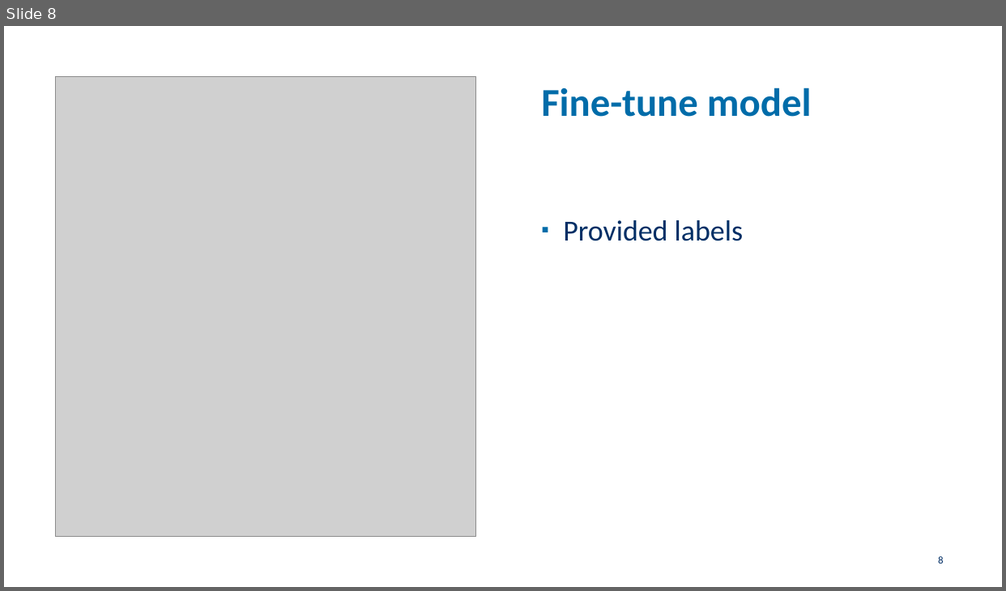
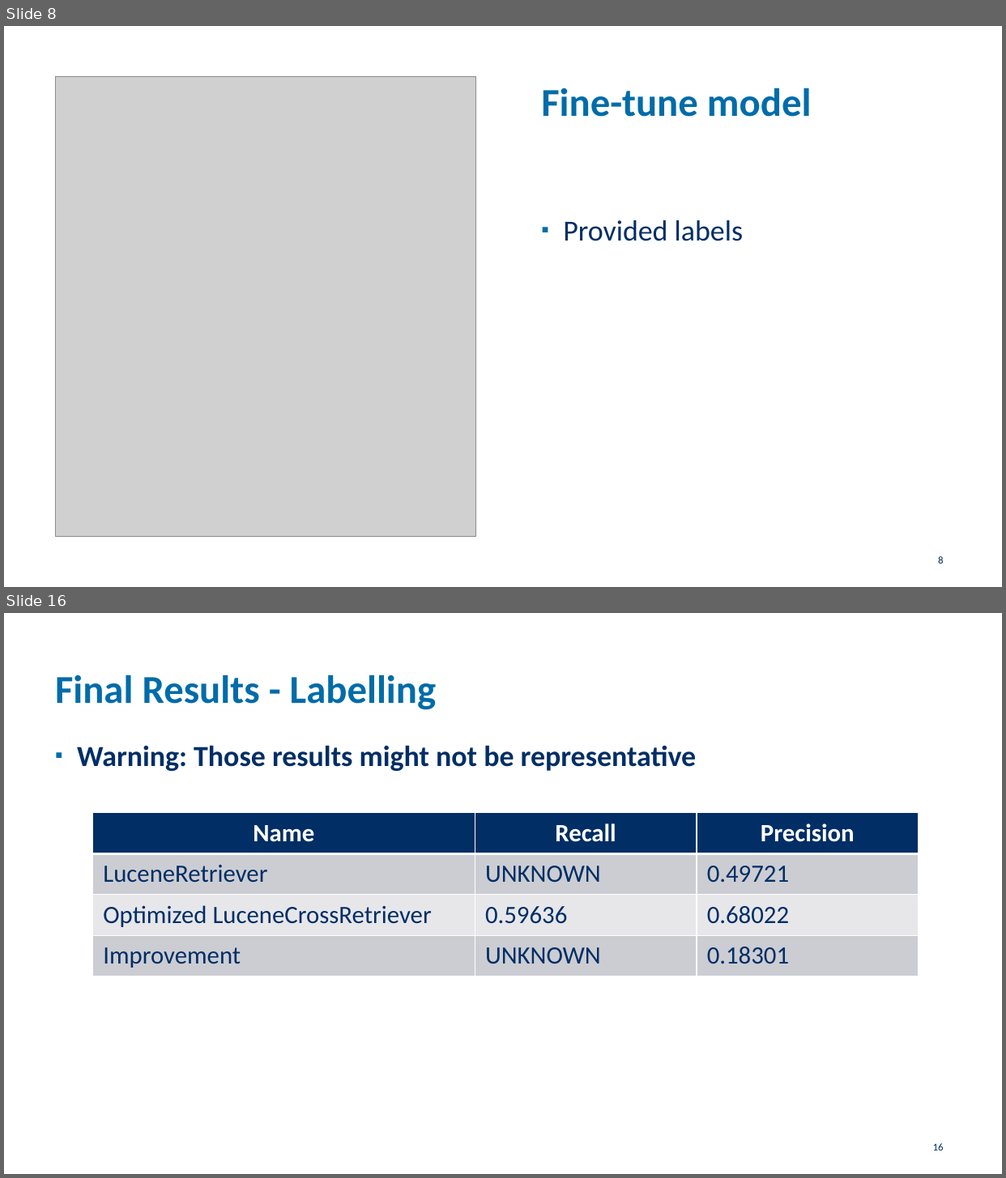
Before and after one commit to arnodeceuninck/neural-retrieval-bert, a slide deck: Information Retrieval.pptx. Shown one above the other, each under a label of ours: slide 8 before the commit, slides 8 and 16 after it; the slides between them are not shown. The pictures are 1006x591 and 1006x1178 pixels, drawn with LibreOffice and Linux fonts; fonts in the diff are those of the drawing; grey boxes stand for pictures; background and template pictures are left out. Boxes give left, top, right and bottom in pixels: in the first picture for what was removed or moved away, otherwise in the second. Text is boxed around its words. In the diff, an @@ line names an element or a change of style, - is before the commit and + after.

```diff
--- a/Information Retrieval.pptx
+++ b/Information Retrieval.pptx
@@ slide 16 added at bbox=[4, 613, 1002, 1174], background #FFFFFF @@
@@ title added at bbox=[55, 675, 436, 710], 38 pt, text #006CA9, bold @@
+Final Results - Labelling
@@ text added at bbox=[77, 745, 697, 771], 28 pt, text #002E65, bold @@
+▪ Warning: Those results might not be representative
@@ table added at bbox=[93, 813, 918, 974], 4 rows, 3 columns @@
+Name | Recall | Precision
+LuceneRetriever | UNKNOWN | 0.49721
+Optimized LuceneCrossRetriever | 0.59636 | 0.68022
+Improvement | UNKNOWN | 0.18301
@@ page number added at bbox=[933, 1144, 944, 1151], 10 pt, text #002E65 @@
+16
```
Also in this commit, not shown: 1 slide changed, 7 other slides added, 2 slides removed.
